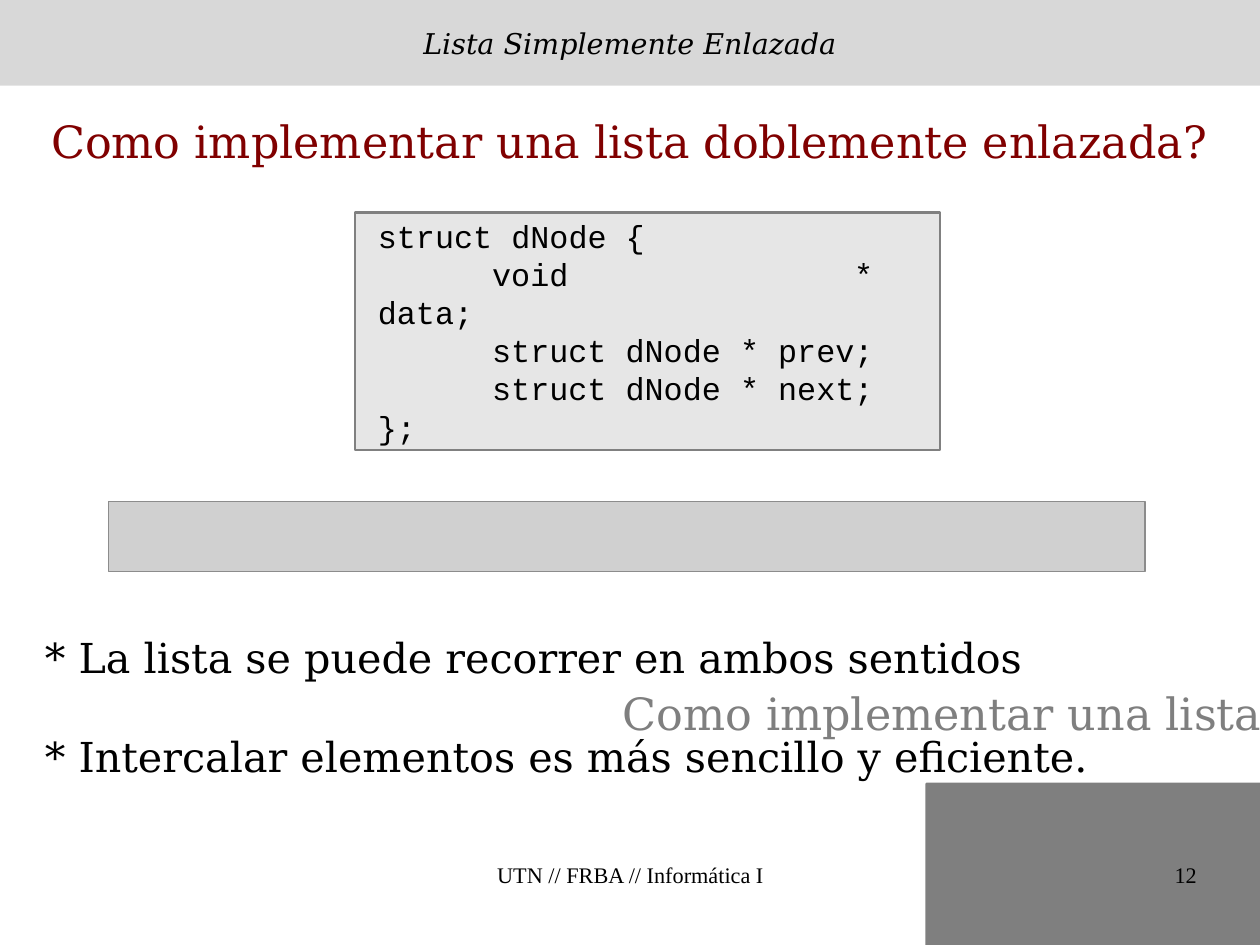
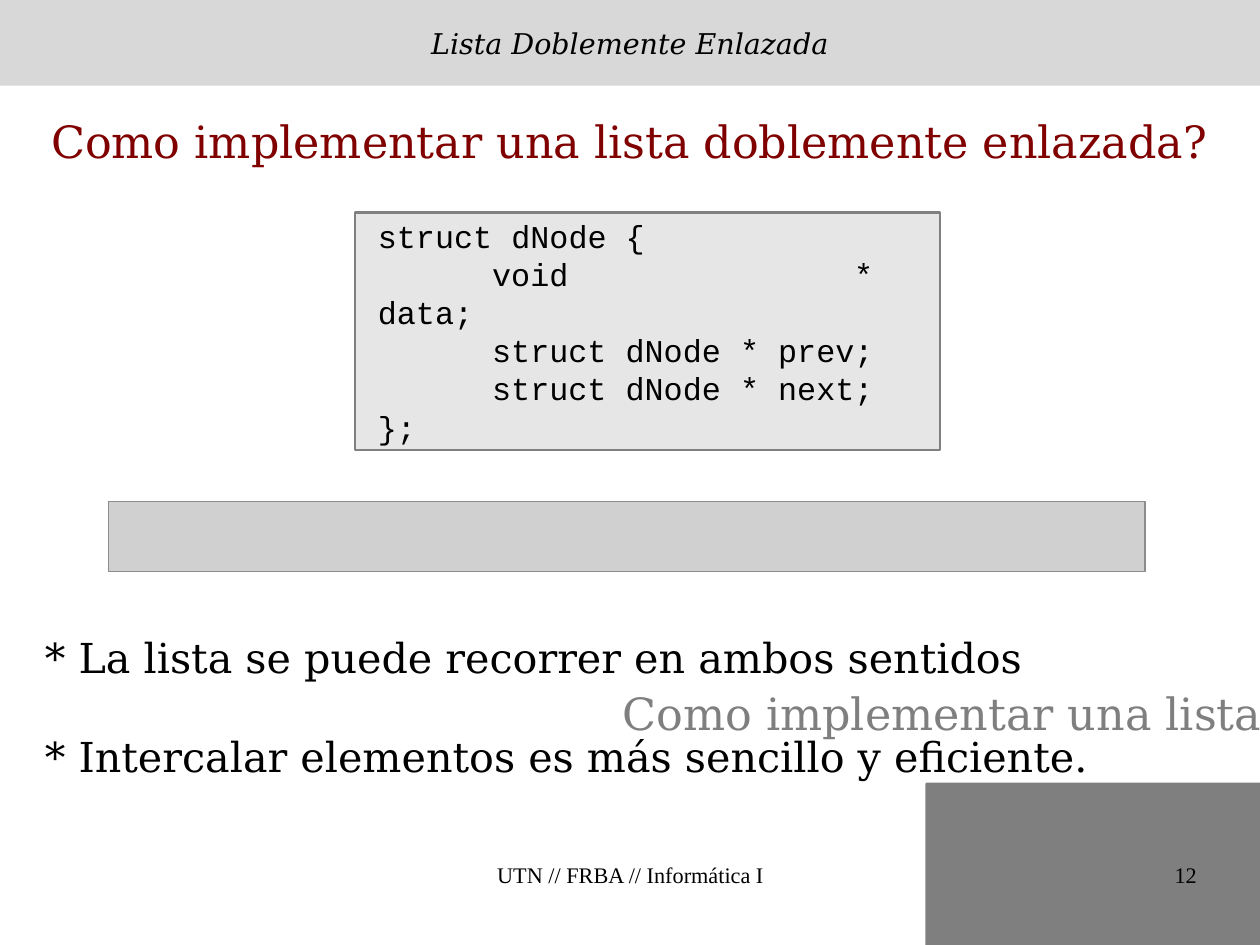
Before and after one commit to sergiokas/utn, a slide deck: slide 12 of linked-lists/slides/Listas.odp. Drawn at 1260x945 pixels with LibreOffice and Linux fonts; fonts in the diff are those of the drawing; grey boxes stand for pictures. Boxes give left, top, right and bottom in pixels: in the first picture for what was removed or moved away, otherwise in the second. Text is boxed around its words. In the diff, an @@ line names an element or a change of style, - is before the commit and + after.

```diff
--- a/linked-lists/slides/Listas.odp
+++ b/linked-lists/slides/Listas.odp
@@ text in rectangle at (431, 32, 829, 55): text changed @@
-Lista Simplemente Enlazada
+Lista Doblemente Enlazada
```
Also in this commit, not shown: 3 other slides changed, 1 other file.
